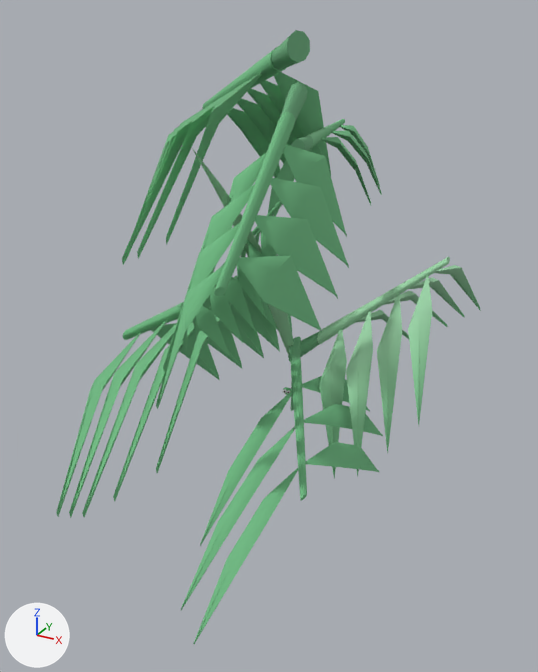
The glTF model web-forest/public/model/species/drynaria-quercifolia.glb: old version first, new version second.
Rendered twice from a camera (50 mm lens) standing at (0.567, -1.172, 0.717) and looking at (-0.028, -0.091, 0.176). Every picture has the same lights, and +X, +Y and +Z are marked at lower left. The picture after the commit comes second. Where no turn or scale is listed for an object, it has been applied to the vertices. Vertices at exactly the same position are counted once.

The older version as bpy lines, for what is in view:
```python
me_mesh_0 = bpy.data.meshes.new('Mesh_0')
me_mesh_0.from_pydata(...)  # 302 vertices, 556 faces; spans x -0.019..0.019, y -0.314..0.011, z 0.0..0.55
me_mesh_0.materials.append(mat_flat)
me_mesh_5 = bpy.data.meshes.new('Mesh_5')
me_mesh_5.from_pydata(...)  # 114 vertices, 192 faces; spans x -0.166..0.005, y -0.019..0.611, z -0.195..0.016
me_mesh_5.materials.append(mat_flat)
me_mesh_7 = bpy.data.meshes.new('Mesh_7')
me_mesh_7.from_pydata(...)  # 124 vertices, 192 faces; spans x -0.247..0.003, y -0.273..0.401, z -0.339..0.024
me_mesh_7.materials.append(mat_flat)
ob_frond0 = bpy.data.objects.new('frond0', me_mesh_0)
ob_frond0.location = (-0.009, -0.025, 0.0)
ob_p5 = bpy.data.objects.new('p5', me_mesh_5)
ob_p5.location = (-0.009, -0.025, 0.5)
ob_p7 = bpy.data.objects.new('p7', me_mesh_7)
ob_p7.location = (-0.009, -0.025, 0.662)
# also in view: 'p1' at (0.123, 0.14, 0.137); 'p6' at (0.056, -0.252, 0.429); 'p0' at (0.095, -0.263, 0.058); 'p4' at (-0.006, -0.204, 0.342); 'p2' at (-0.127, -0.151, 0.149)
```
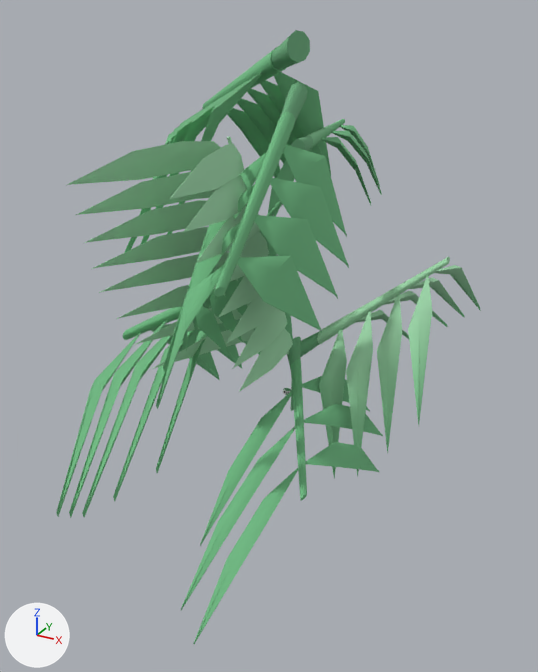
Edits to the scene script, one JSON object a line:
```json
{"block": "me_mesh_0", "where": "# used by ob_frond0; location = (-0.009, -0.025, 0.0)"}
{"op": "remove", "block": "me_mesh_0", "code": "me_mesh_0.from_pydata(...)  # 302 vertices, 556 faces; spans x -0.019..0.019, y -0.314..0.011, z 0.0..0.55"}
{"op": "add", "block": "me_mesh_0", "code": "me_mesh_0.from_pydata(...)  # 579 vertices, 1028 faces; spans x -0.097..0.097, y -0.474..0.011, z 0.0..0.55"}
{"block": "me_mesh_0", "change": "me_mesh_0 part 1: the loose piece of 26 vertices spanning x -0.019..0.019, y -0.314..0.0, z 0.088..0.55 is rebuilt with 39 vertices and now spans x -0.003..0.003, y -0.223..0.01, z 0.082..0.55"}
{"block": "me_mesh_0", "change": "me_mesh_0 part 2: a new loose piece of 33 vertices spanning x -0.078..0.078, y -0.333..-0.038, z 0.165..0.226, in mat_flat"}
{"block": "me_mesh_0", "change": "me_mesh_0 part 3: a new loose piece of 33 vertices spanning x -0.085..0.085, y -0.36..-0.062, z 0.215..0.277, in mat_flat"}
{"block": "me_mesh_0", "change": "me_mesh_0 part 4: a new loose piece of 33 vertices spanning x -0.092..0.092, y -0.387..-0.085, z 0.265..0.327, in mat_flat"}
{"block": "me_mesh_0", "change": "me_mesh_0 part 5: a new loose piece of 33 vertices spanning x -0.097..0.097, y -0.412..-0.109, z 0.314..0.375, in mat_flat"}
{"block": "me_mesh_0", "change": "me_mesh_0 part 6: a new loose piece of 33 vertices spanning x -0.092..0.092, y -0.427..-0.132, z 0.361..0.418, in mat_flat"}
{"block": "me_mesh_0", "change": "me_mesh_0 part 7: a new loose piece of 33 vertices spanning x -0.087..0.087, y -0.442..-0.155, z 0.408..0.46, in mat_flat"}
{"block": "me_mesh_0", "change": "me_mesh_0 part 8: a new loose piece of 33 vertices spanning x -0.082..0.082, y -0.458..-0.179, z 0.455..0.504, in mat_flat"}
{"block": "me_mesh_0", "change": "me_mesh_0 part 9: a new loose piece of 33 vertices spanning x -0.077..0.077, y -0.474..-0.202, z 0.503..0.55, in mat_flat"}
{"block": "me_mesh_0", "change": "me_mesh_0 part 10: 71 vertices moved from x -0.009..0.01, y -0.031..0.007, z 0.046..0.099 to x -0.009..0.01, y -0.031..0.007, z 0.046..0.094; 151 vertices removed from x -0.01..0.01, y -0.031..-0.021, z 0.043..0.058; 107 vertices added at x -0.01..0.01, y -0.031..-0.021, z 0.042..0.056"}
{"block": "me_mesh_0", "change": "other edits to the shape of me_mesh_0 do not show in these pictures"}
```

Pixel boxes (x1, y1, x2, y2) of what changed, in the pictures (538 x 672 px; the box of a moved part takes in the faces that stretch with it):
```json
{"object": "frond0", "change": "reshaped", "before": [192, 148, 294, 411], "after": [67, 136, 294, 411], "on screen": "121% wider"}
{"part": 1, "of": "me_mesh_0", "change": "rebuilt", "before": [192, 148, 293, 355], "after": [227, 136, 291, 370], "on screen": "36% narrower, 13% taller"}
{"part": 2, "of": "me_mesh_0", "change": "added", "after": [152, 327, 293, 392], "on screen": "green"}
{"part": 3, "of": "me_mesh_0", "change": "added", "after": [135, 302, 287, 369]}
{"part": 4, "of": "me_mesh_0", "change": "added", "after": [117, 279, 277, 344], "on screen": "green"}
{"part": 5, "of": "me_mesh_0", "change": "added", "after": [99, 252, 259, 318], "on screen": "green"}
{"part": 6, "of": "me_mesh_0", "change": "added", "after": [92, 227, 269, 289], "on screen": "green"}
{"part": 7, "of": "me_mesh_0", "change": "added", "after": [85, 200, 260, 263], "on screen": "green"}
{"part": 8, "of": "me_mesh_0", "change": "added", "after": [76, 172, 248, 233], "on screen": "green"}
{"part": 9, "of": "me_mesh_0", "change": "added", "after": [67, 141, 244, 199], "on screen": "green"}
{"part": 10, "of": "me_mesh_0", "change": "moved or reshaped", "before": [283, 383, 294, 411], "after": [283, 384, 294, 411]}
```
